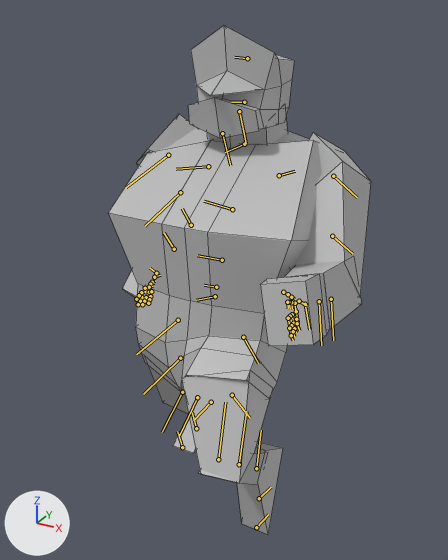
An edit to the FBX model Assets/_Project/Characters/Cop/Cop@Run.fbx, drawn before and after from the same camera.
Before and after are seen from a camera (50 mm lens) standing at (1.058, -1.827, 1.958) and looking at (0.002, 0.093, 0.998). Lighting does not change. The marker at lower left points along +X, +Y and +Z. Both versions are drawn at frame 16 of the action 'Take 001'; the numbers are the values there. The bones that bend it are drawn over the model as lines. Mesh edges are drawn as thin lines.

The first picture shows 'model:FootL', 'model:FootR', 'model:ForeArmL', 'model:HandL', 'model:Head', 'model:Neck', 'model:ShinL', 'model:ThighL', 'model:ThighR', 'model:Torso', 'model:UpperArmL', 'model:UpperArmR'.
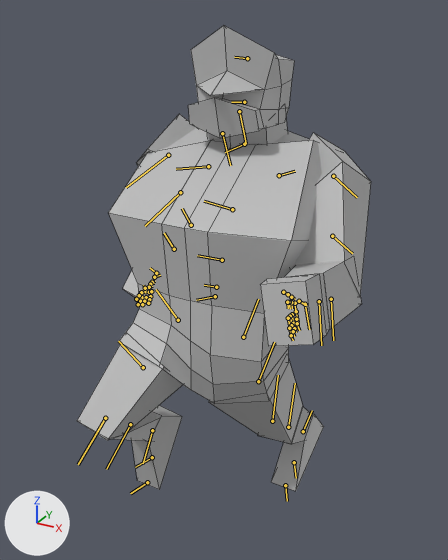
The edits, one by one:
Bone 'Hip_R' (bone_hip_r) turns from (2, -6, -27) to (-1, -2, 42) degrees about its own x, y and z.
Bone 'Knee_R' (bone_knee_r) turns from (-2, -1, -33) to (0, -2, -100) degrees about its own x, y and z.
Bone 'Ankle_R' (bone_ankle_r) turns from (-1, 2, 42) to (-1, -8, -17) degrees about its own x, y and z.
Bone 'Hip_L' (bone_hip_l) turns from (-1, -2, 42) to (2, -6, -27) degrees about its own x, y and z.
Bone 'Knee_L' (bone_knee_l) turns from (0, -2, -100) to (-2, -1, -33) degrees about its own x, y and z.
Bone 'Ankle_L' (bone_ankle_l) turns from (-1, -8, -17) to (-1, 2, 42) degrees about its own x, y and z.

Boxes (x1, y1, x2, y2) around the edits, measured in the pictures (448 x 560 px):
'model:Torso', posed
    before: (108, 120, 322, 399)
    after: (108, 120, 322, 403)
'model:ThighL', posed (23% shorter)
    before: (181, 376, 270, 483)
    after: (209, 362, 303, 444)
'model:ThighR', posed
    before: (148, 365, 189, 414)
    after: (77, 344, 182, 440)
'model:FootL', posed (15% wider, 15% shorter)
    before: (237, 442, 283, 534)
    after: (271, 413, 324, 491)
'model:FootR', posed
    before: (173, 416, 196, 453)
    after: (132, 406, 182, 490)
'model:ShinL', posed
    before: (199, 449, 267, 485)
    after: (258, 407, 314, 444)
'model:ShinR', posed (not visible before)
    after: (88, 414, 158, 441)
bone 'Hip_R', root to tip
    before: (178, 320) to (136, 354)
    after: (178, 320) to (156, 289)
bone 'Knee_R', root to tip
    before: (182, 392) to (162, 432)
    after: (105, 418) to (78, 464)
bone 'Ankle_R', root to tip
    before: (211, 402) to (193, 420)
    after: (152, 430) to (143, 463)
bone 'Hip_L', root to tip
    before: (243, 337) to (258, 363)
    after: (243, 337) to (258, 299)
bone 'Knee_L', root to tip
    before: (218, 459) to (225, 402)
    after: (272, 421) to (278, 375)
bone 'Ankle_L', root to tip
    before: (256, 468) to (261, 430)
    after: (303, 431) to (312, 410)
